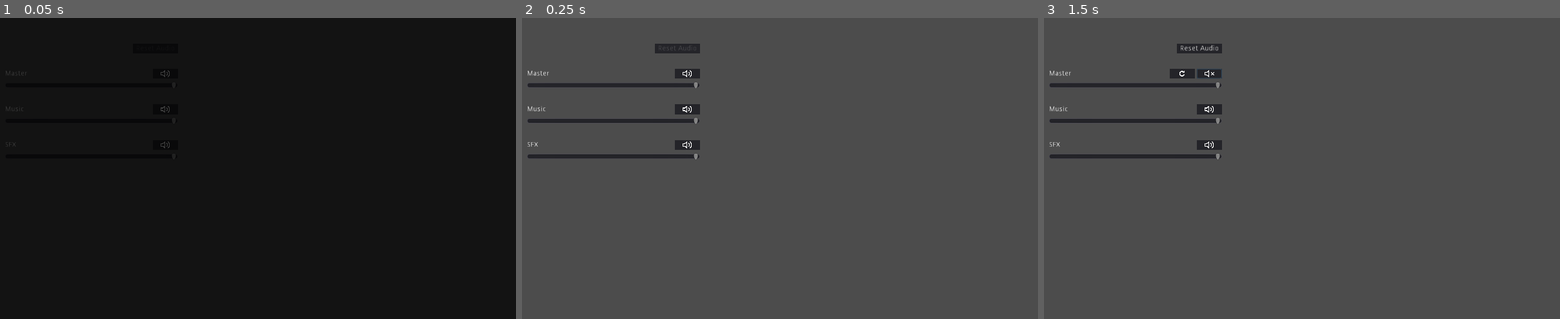
Above: before the commit, frames 1-3 (left to right).
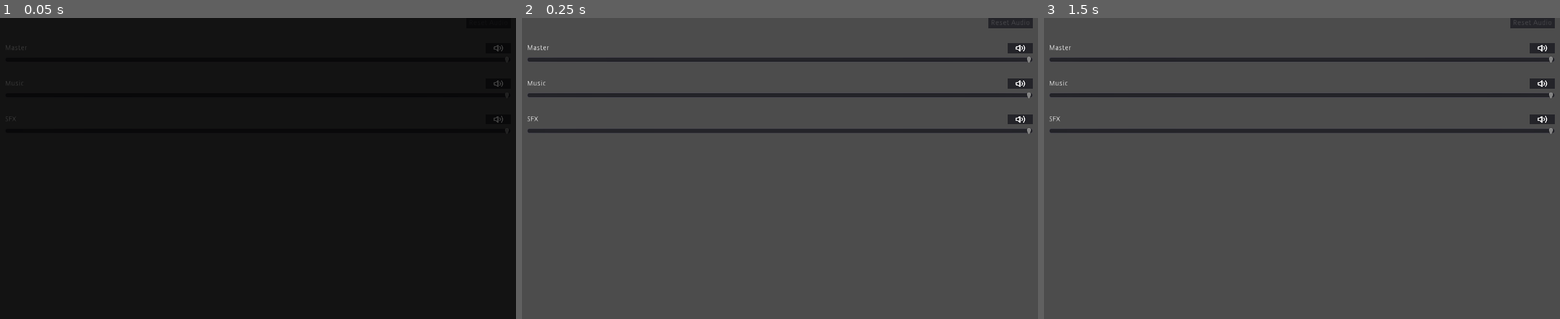
Above: after the commit, the same moments.

Repository: SuddenlyNothing/BaseGodotProject
Game: Godot game, scene res://options/SettingsPanels.tscn
Same seed, same stepped clock (60 frames per second), same inputs: the game is played once before the commit and once after it. This scene is started directly instead of the project's main scene. Sound files missing from this copy of the repository are replaced by a short silence.
Inputs (mouse positions are in pixels of both pictures, inside the frame that each line leads up to):
- Up to frame 1 (0.05 s): no input
- Up to frame 2 (0.25 s): no input
- Up to frame 3 (1.5 s): tap Enter at 0.5 s; move the mouse to (1415, 153) at 0.52 s; hold D (right) 0.53-1.25 s; hold Space (continue) 0.53-1.25 s; click (1415, 153) at 0.67 s; click (1209, 72) at 1.27 s

The runs differ from the first frame. In frame 1, 0.1% of the frame differs, in the area x 1-98%, y 8-44%; in frame 2, 6.9%; in frame 3, 7.1%, in the area x 1-99%, y 0-48%.

Commit message:
Add focus to settings ui

Diff:
--- a/BaseProject2/options/SettingsPanels.tscn
+++ b/BaseProject2/options/SettingsPanels.tscn
@@ -7,9 +7,8 @@
 [sub_resource type="StyleBoxEmpty" id=1]
 
 [node name="Settings" type="TabContainer"]
-margin_top = 51.0
-margin_right = 363.0
-margin_bottom = 500.0
+anchor_right = 1.0
+anchor_bottom = 1.0
 size_flags_horizontal = 3
 size_flags_vertical = 3
 custom_styles/panel = SubResource( 1 )
--- a/BaseProject2/options/input_remap/InputRemap.gd
+++ b/BaseProject2/options/input_remap/InputRemap.gd
@@ -138,7 +138,6 @@
 	var key_button := AnimatedButtonScene.instance()
 	key_button.text = input_to_text(event)
 	key_button.toggle_mode = true
-	key_button.focus_mode = 0
 	key_button.clip_text = true
 	key_button.connect("pressed", self, "_on_key_button_pressed",
 			[parent, key_button, action, button_ind])
--- a/BaseProject2/options/input_remap/InputRemap.tscn
+++ b/BaseProject2/options/input_remap/InputRemap.tscn
@@ -30,6 +30,7 @@
 margin_bottom = 600.0
 size_flags_horizontal = 3
 size_flags_vertical = 3
+follow_focus = true
 scroll_horizontal_enabled = false
 
 [node name="M" type="MarginContainer" parent="S"]
--- a/BaseProject2/options/screen_settings/ScreenSettings.tscn
+++ b/BaseProject2/options/screen_settings/ScreenSettings.tscn
@@ -69,7 +69,6 @@
 margin_top = 25.0
 margin_right = 1004.0
 margin_bottom = 41.0
-focus_mode = 0
 size_flags_horizontal = 3
 min_value = 0.5
 max_value = 1.5
@@ -114,7 +113,6 @@
 margin_top = 25.0
 margin_right = 1004.0
 margin_bottom = 41.0
-focus_mode = 0
 size_flags_horizontal = 3
 min_value = 0.5
 max_value = 1.5
@@ -159,7 +157,6 @@
 margin_top = 25.0
 margin_right = 1004.0
 margin_bottom = 41.0
-focus_mode = 0
 size_flags_horizontal = 3
 min_value = 0.5
 max_value = 1.5
--- a/BaseProject2/options/volume_settings/VolumeModule.tscn
+++ b/BaseProject2/options/volume_settings/VolumeModule.tscn
@@ -58,7 +58,6 @@
 margin_top = 304.0
 margin_right = 1024.0
 margin_bottom = 320.0
-focus_mode = 0
 max_value = 1.0
 step = 0.0
 value = 1.0
